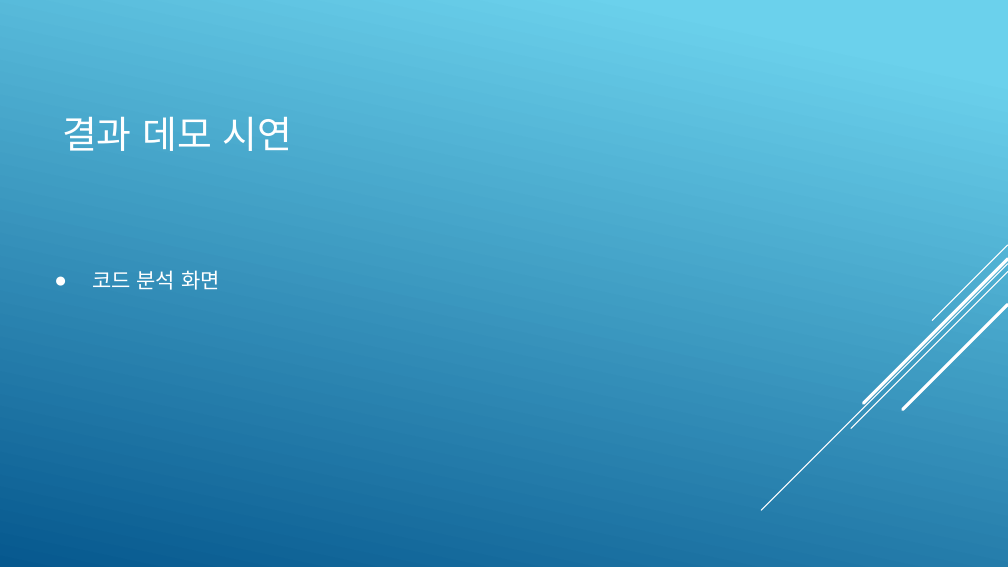
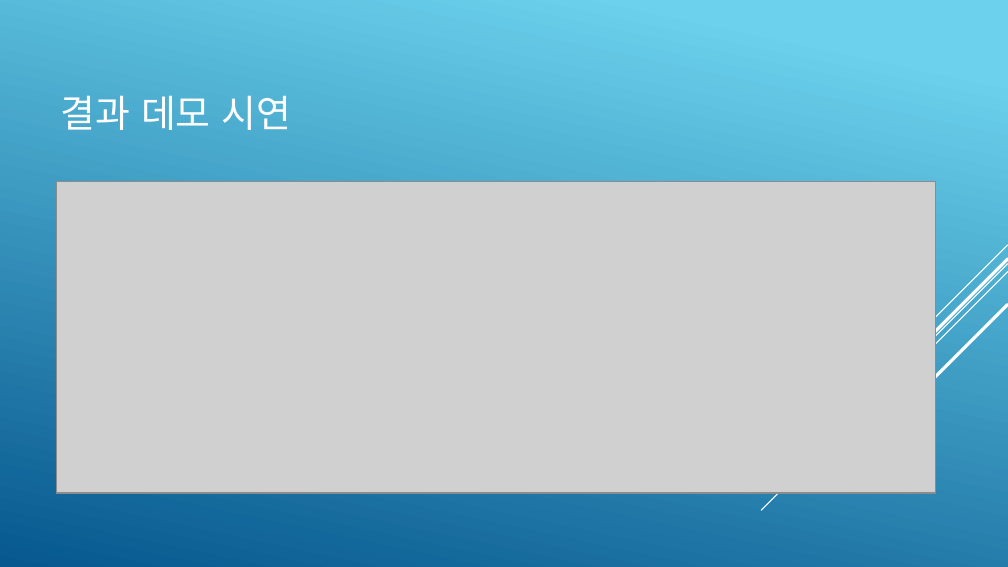
Before and after one commit to KimJeongHoon190/First_Project, a slide deck: slide 9 of 제출자료/최종 발표 프레젠테이션(김정훈).pptx. Drawn at 1008x567 pixels with LibreOffice and Linux fonts; fonts in the diff are those of the drawing; grey boxes stand for pictures. Boxes give left, top, right and bottom in pixels: in the first picture for what was removed or moved away, otherwise in the second. Text is boxed around its words. In the diff, an @@ line names an element or a change of style, - is before the commit and + after.

```diff
--- a/제출자료/최종 발표 프레젠테이션(김정훈).pptx
+++ b/제출자료/최종 발표 프레젠테이션(김정훈).pptx
@@ title "결과 데모 시연": place and size @@
-title "결과 데모 시연" at (62, 116, 292, 151)
+title "결과 데모 시연" at (61, 95, 291, 130)
@@ picture added at (56, 181, 935, 493) @@
@@ text removed at (92, 270, 220, 290) @@
-● 코드 분석 화면
```
Also in this commit, not shown: 7 other slides changed, 5 slides added, 3 other files.
